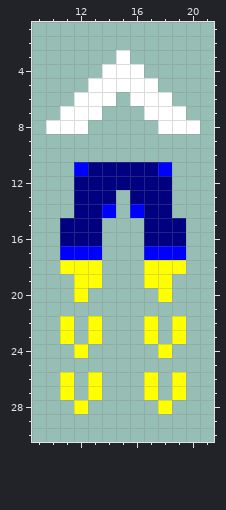
Edited in one commit: pixel-art sprite (game/assets/upgrade_jetpack_power.png). Above: the version before the commit.
The file is 32x32 pixels. Shown: x 9..21, y 1..30.
Now the later version:
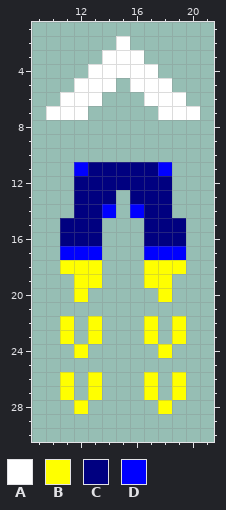
Palette (. is transparent): A #ffffff  B #ffff00  C #000080  D #0000ff
The exact change:
The edit adds colour A in row 2 at x 15; in row 3 at x 14 and 16; in row 4 at x 13 and 17; in row 5 at x 12 and 18; in row 6 at x 11 and 19; in row 7 at x 10 and 20.
The edit erases colour A in row 5 at x 15; in row 6 at x 14 and 16; in row 7 at x 13 and 17; in row 8 at x 10 to 12 and 18 to 20.
